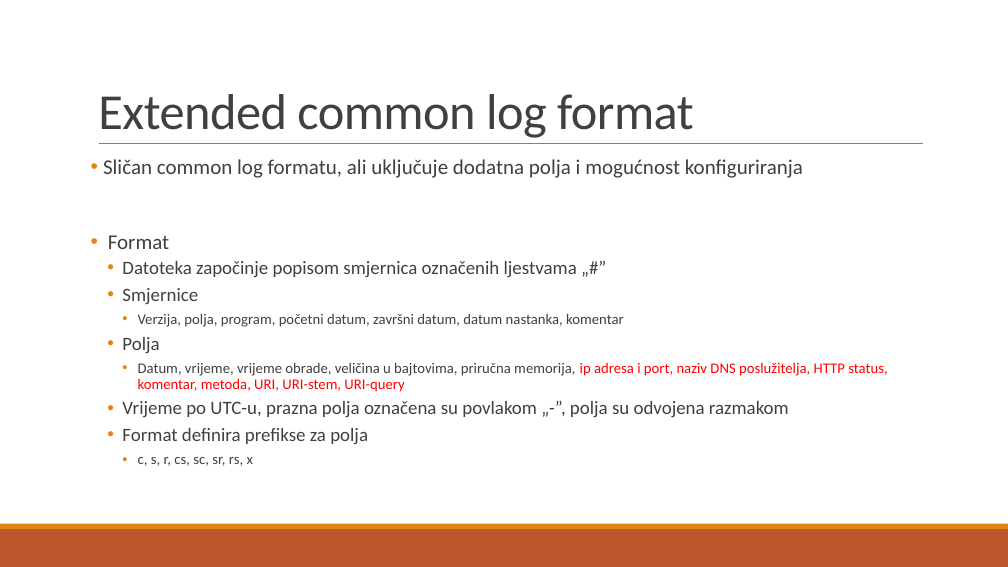
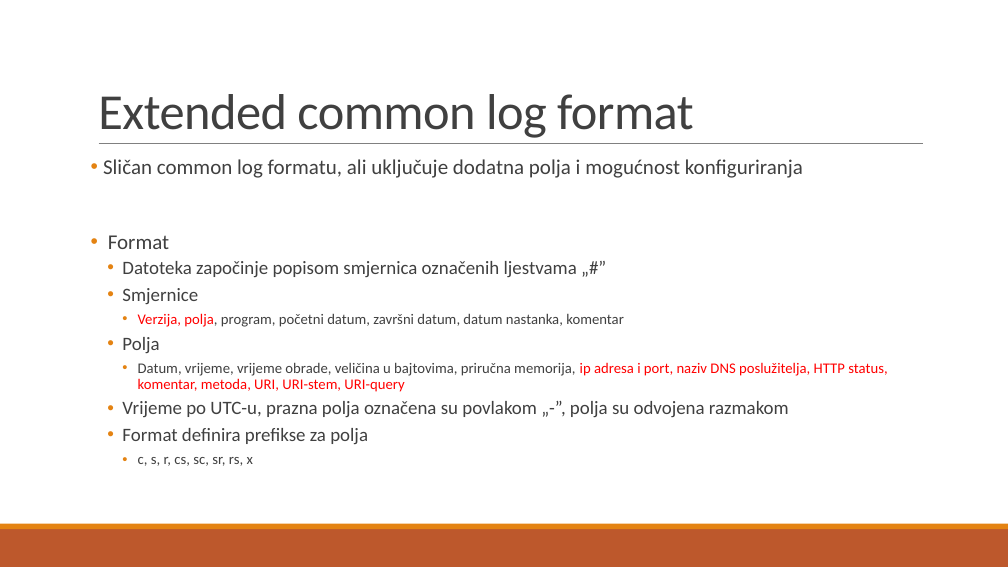
Before and after one commit to vhrvoje2/Zavrsni-rad, a slide deck: slide 14 of Prezentacija.pptx. Drawn at 1008x567 pixels with LibreOffice and Linux fonts; fonts in the diff are those of the drawing. Boxes give left, top, right and bottom in pixels: in the first picture for what was removed or moved away, otherwise in the second. Text is boxed around its words. In the diff, an @@ line names an element or a change of style, - is before the commit and + after.

```diff
--- a/Prezentacija.pptx
+++ b/Prezentacija.pptx
@@ text at (x1=138, y1=313, x2=624, y2=327): text colour #404040 to #FF0000 in "Verzija, polja," @@
```
Also in this commit, not shown: 2 other slides changed.
